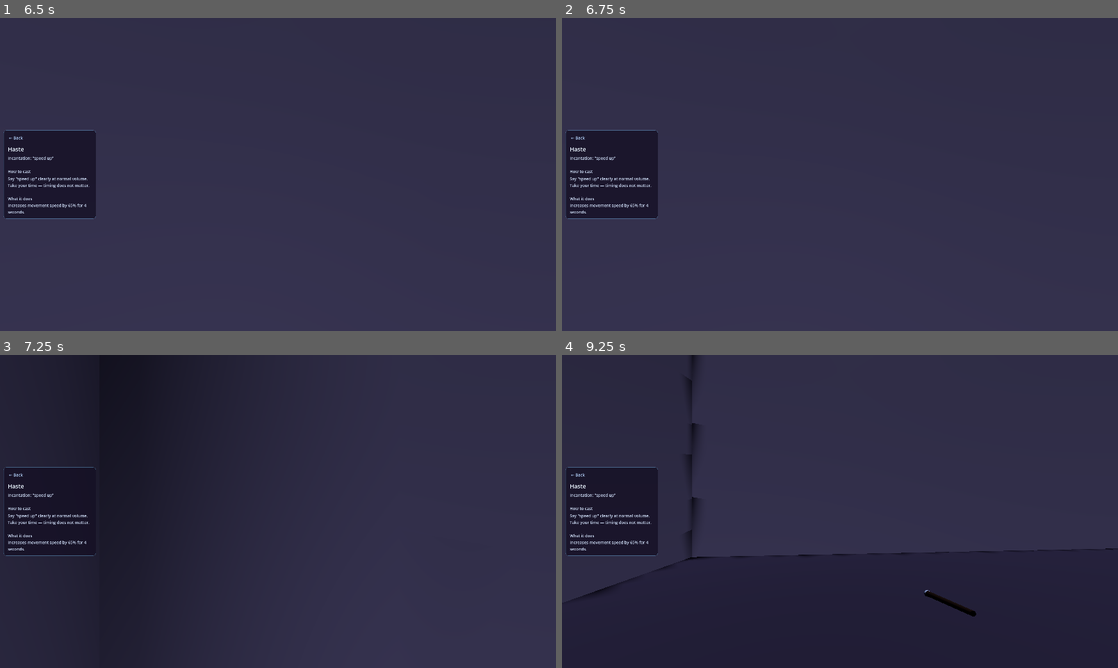
Above: before the commit, frames 1-4 (two rows, left to right).
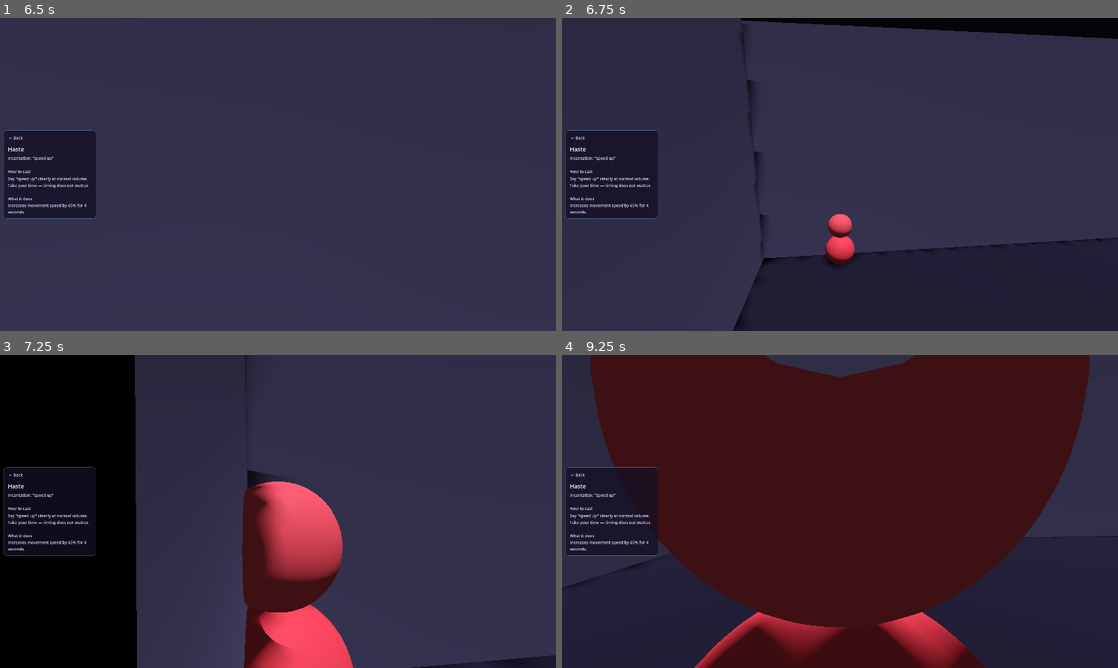
Above: after the commit, the same moments.

Repository: iamemilio/friend-slop
Game: Godot game, scene res://scenes/menu.tscn
Two runs of this game, one before a commit and one after it. Both use one fixed random seed, a clock stepped at 60 frames per second and the inputs below.
Inputs (mouse positions are in pixels of both pictures, inside the frame that each line leads up to):
- Up to frame 1 (6.5 s): click "Solo Game" at 0.5 s; tap Enter at 1.25, 2.75 s; move the mouse to (305, 174) at 1.27 s; hold F (interact) 1.28-2.03 s; hold W (move_forward) 1.28-3.5 s; click (305, 174) at 1.42 s; tap Space (jump) at 1.52, 2, 2.27 s; move the mouse to (250, 174) at 2.02 s; tap Alt (radio_push) at 2.1 s; move the mouse to (289, 168) at 2.77 s; hold B (spellbook) 2.78-3.5 s; click "Fireball — 'fireball'" at 3.5 s; click "← Back" at 4.25 s; click "Haste — 'speed up'" at 5 s; move the mouse to (250, 237) at 5.77 s; hold W (move_forward) from 5.78 s (still down); tap Shift (sprint) at 5.85 s; click (250, 237) at 5.92 s
- Up to frame 2 (6.75 s): move the mouse to (1006, 221) at 6.52 s; release W (move_forward) at 6.53 s; hold A (move_left) from 6.53 s (still down); hold C (toggle_camera) from 6.53 s (still down)
- Up to frame 3 (7.25 s): keep holding A (move_left); keep holding C (toggle_camera)
- Up to frame 4 (9.25 s): move the mouse to (673, 464) at 7.27 s; release C (toggle_camera) at 7.28 s; tap V (voice_push) at 7.35 s; move the mouse to (867, 511) at 8.02 s; release A (move_left) at 8.03 s; hold S (move_back) 8.03-8.78 s; tap X at 8.1 s; click (867, 511) at 8.17 s; move the mouse to (756, 433) at 8.77 s; hold D (move_right) from 8.78 s (still down); tap Z at 8.85 s

Frame 1 is identical in both runs. In frame 2, 13% of the frame differs, in the area x 30-100%, y 0-100%; in frame 3, 31%; in frame 4, 65%, in the area x 0-100%, y 0-100%.
Error before the commit: Invalid assignment of property or key 'enabled' with value of type 'bool' on a base object of type 'Camera3D'. (res://scripts/characters/playable_character.gd:…

Commit message:
Fix solo camera error and silence GodotSteam duplicate registration spam.
Co-authored-by: Cursor <cursoragent@cursor.com>

Diff:
--- a/scripts/characters/playable_character.gd
+++ b/scripts/characters/playable_character.gd
@@ -257,10 +257,7 @@
 
 
 func _sync_view_camera() -> void:
-	var mine := _is_view_owner()
-	first_person_camera.enabled = mine
-	third_person_camera.enabled = mine
-	if not mine:
+	if not _is_view_owner():
 		first_person_camera.current = false
 		third_person_camera.current = false
 		return
Not shown, changed: docs/STEAM_SETUP.md
Not shown, changed: tools/restore_extensions.py
Not shown, changed: tools/run_checks.py
